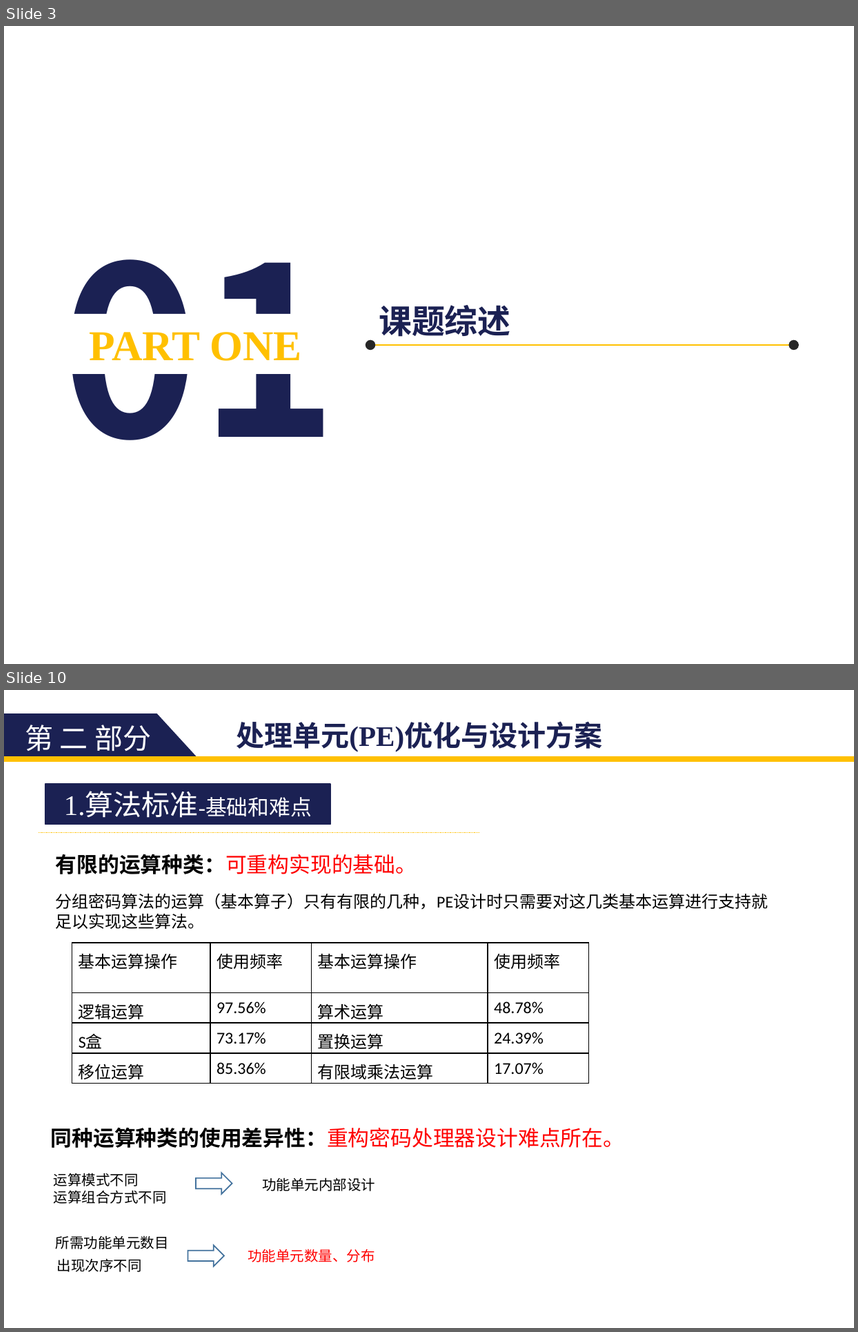
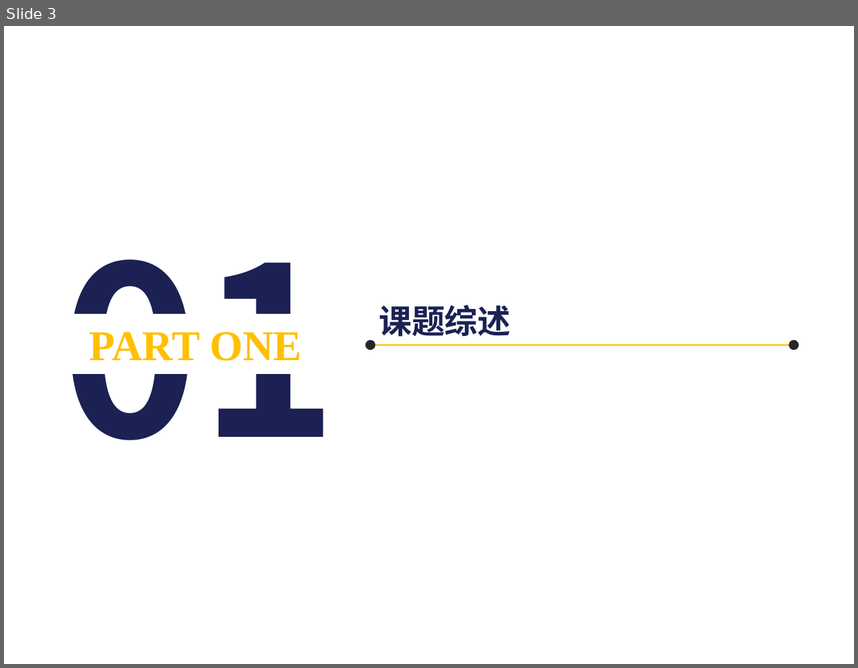
Before and after one commit to zdyzhan/bishe, a slide deck: 131199 李小泉.pptx. Shown one above the other, each under a label of ours: slides 3 and 10 before the commit, slide 3 after it; the slides between them are not shown. The pictures are 858x1332 and 858x668 pixels, drawn with LibreOffice and Linux fonts; fonts in the diff are those of the drawing. Boxes give left, top, right and bottom in pixels: in the first picture for what was removed or moved away, otherwise in the second. Text is boxed around its words. In the diff, an @@ line names an element or a change of style, - is before the commit and + after.

```diff
--- a/131199 李小泉.pptx
+++ b/131199 李小泉.pptx
@@ slide 10 removed at [4,690,854,1328], background #FFFFFF @@
@@ freeform shape removed at [4,713,196,756] @@
@@ text removed at [25,724,151,751] @@
-第 二 部分
@@ text removed at [236,721,603,752] @@
-处理单元(PE)优化与设计方案
@@ rectangle removed at [4,757,854,761] @@
@@ rectangle removed at [45,785,330,825] @@
-1.算法标准-基础和难点
@@ line removed from (39, 832) to (478, 832) @@
@@ text removed at [56,854,417,874] @@
-有限的运算种类：可重构实现的基础。
@@ text removed at [56,893,769,929] @@
-分组密码算法的运算（基本算子）只有有限的几种，PE设计时只需要对这几类基本运算进行支持就足以实现这些算法。
@@ table removed at [72,943,588,1083], 4 rows, 4 columns @@
-基本运算操作 | 使用频率 | 基本运算操作 | 使用频率
-逻辑运算 | 97.56% | 算术运算 | 48.78%
-S盒 | 73.17% | 置换运算 | 24.39%
-移位运算 | 85.36% | 有限域乘法运算 | 17.07%
@@ text removed at [51,1127,625,1147] @@
-同种运算种类的使用差异性：重构密码处理器设计难点所在。
@@ text removed at [54,1172,167,1203] @@
-运算模式不同
-运算组合方式不同
@@ right arrow removed at [196,1173,232,1194] @@
@@ text removed at [262,1177,375,1191] @@
-功能单元内部设计
@@ text removed at [56,1235,169,1249] @@
-所需功能单元数目
@@ right arrow removed at [188,1245,224,1266] @@
@@ text removed at [248,1248,375,1262] @@
-功能单元数量、分布
@@ text removed at [57,1258,142,1272] @@
-出现次序不同
```
Also in this commit, not shown: 34 slides changed, 2 slides added, 7 other slides removed.
